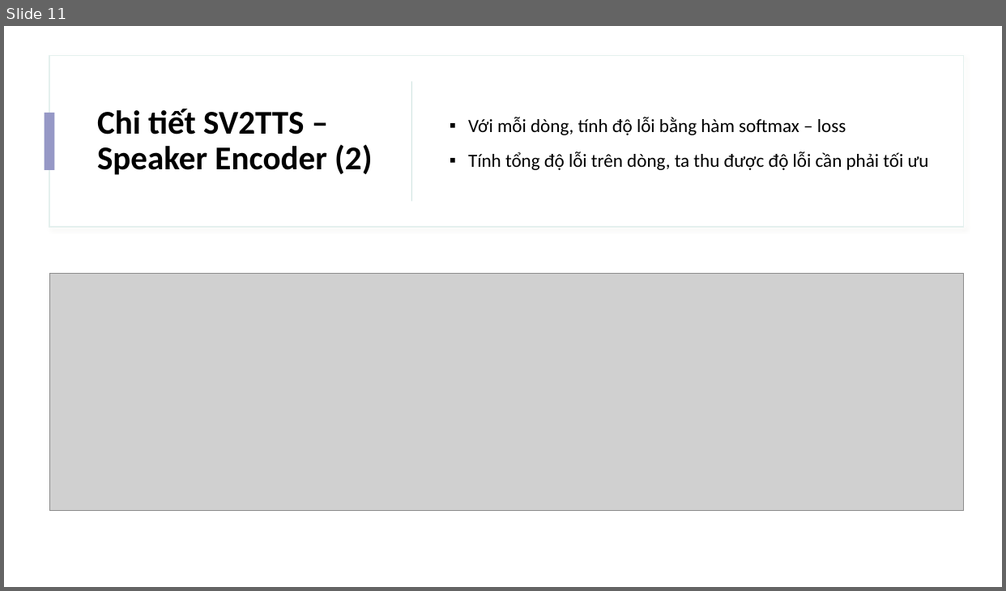
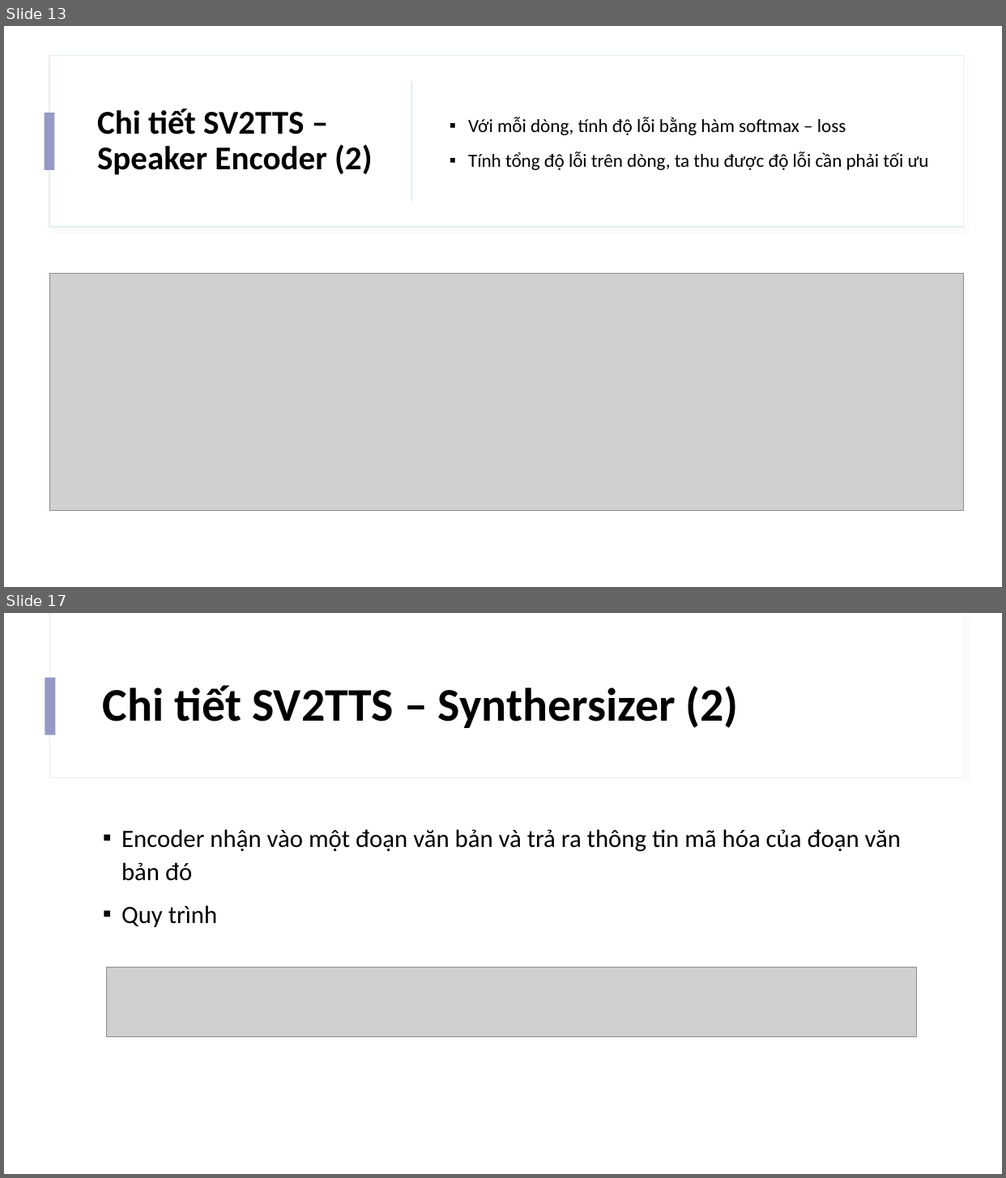
Before and after one commit to IrisStream/Machine-Learning, a slide deck: Voice_Cloning/Slide.pptx. Shown one above the other, each under a label of ours: slide 11 before the commit, slides 13 and 17 after it; the slides between them are not shown. The pictures are 1006x591 and 1006x1178 pixels, drawn with LibreOffice and Linux fonts; fonts in the diff are those of the drawing; grey boxes stand for pictures. Boxes give left, top, right and bottom in pixels: in the first picture for what was removed or moved away, otherwise in the second. Text is boxed around its words. In the diff, an @@ line names an element or a change of style, - is before the commit and + after.

```diff
--- a/Voice_Cloning/Slide.pptx
+++ b/Voice_Cloning/Slide.pptx
@@ slide 17 added at <box>4,613,1002,1174</box>, background #FFFFFF; not listed: 2 template elements that a slide beside it also shows @@
@@ rectangle added at <box>45,677,56,735</box>, fill #9698C6 @@
@@ title added at <box>103,685,739,728</box>, 45 pt, text #000000, bold @@
+Chi tiết SV2TTS – Synthersizer (2)
@@ text added at <box>121,829,901,927</box>, 24 pt, text #000000 @@
+▪ Encoder nhận vào một đoạn văn bản và trả ra thông tin mã hóa của đoạn văn bản đó
+▪ Quy trình
@@ picture added at <box>107,967,918,1037</box> @@
@@ what was slide 11 is now slide 13 @@
```
Also in this commit, not shown: 2 slides changed, 6 other slides added.
